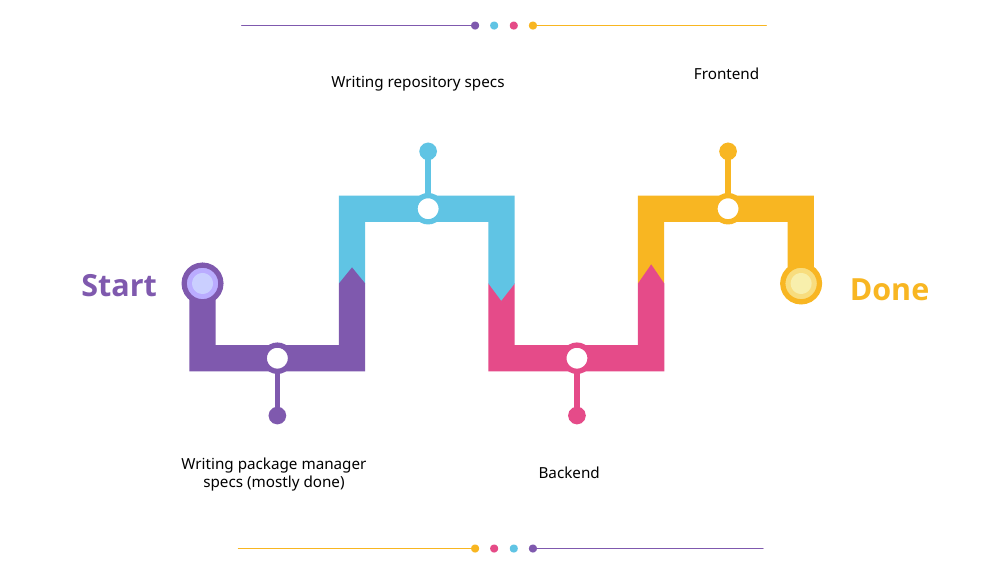
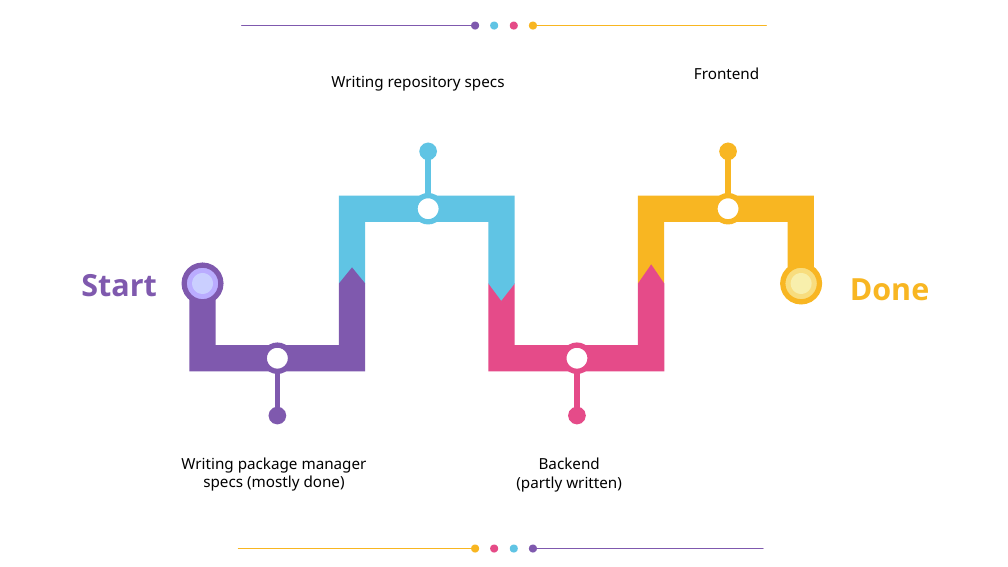
Before and after one commit to vporton/icp-package-manager, a slide deck: slide 9 of docs/presentation.odp. Drawn at 1008x567 pixels with LibreOffice and Linux fonts; fonts in the diff are those of the drawing. Boxes give left, top, right and bottom in pixels: in the first picture for what was removed or moved away, otherwise in the second. Text is boxed around its words. In the diff, an @@ line names an element or a change of style, - is before the commit and + after.

Commit message:
presentation

```diff
--- a/docs/presentation.odp
+++ b/docs/presentation.odp
@@ title at [516, 457, 622, 492]: text changed @@
-Backend
+Backend
+(partly written)
```
